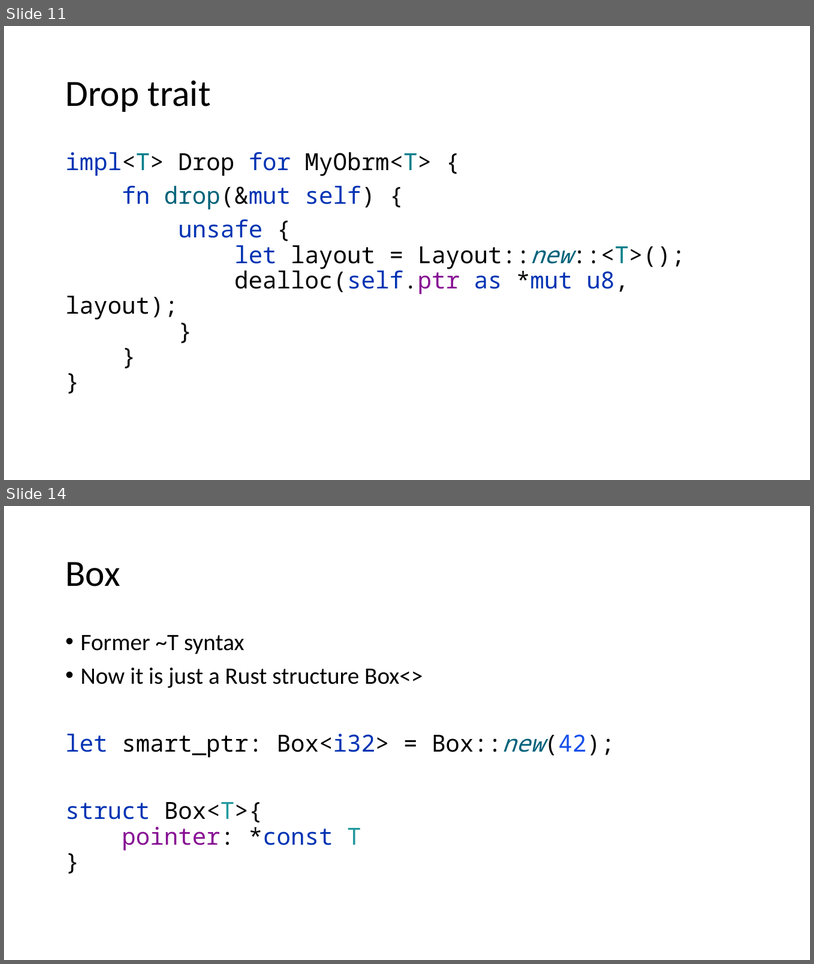
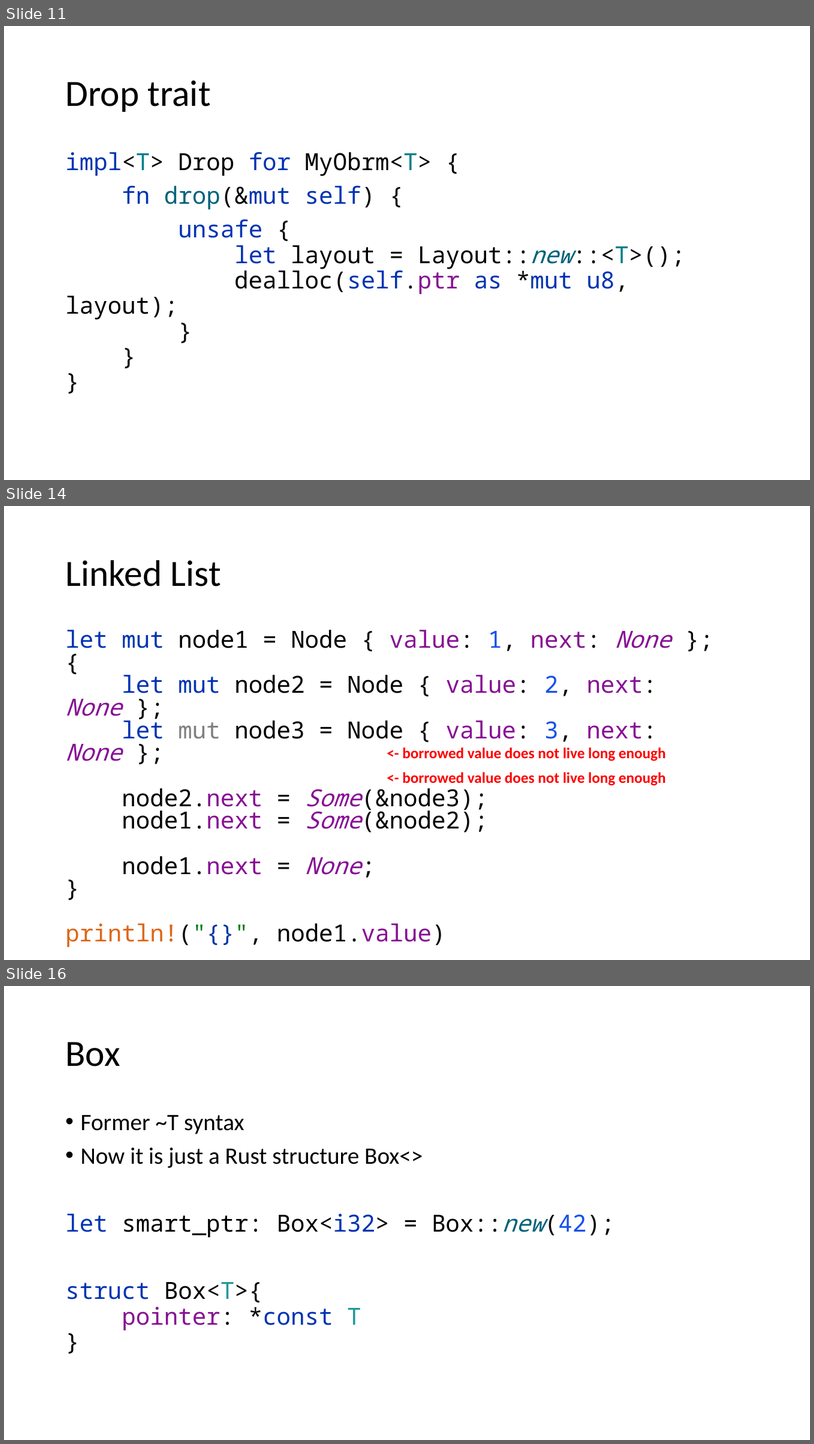
Before and after one commit to kugushev/course-rust-basics, a slide deck: pres/04-SmartPointers.pptx. Shown one above the other, each under a label of ours: slides 11 and 14 before the commit, slides 11, 14 and 16 after it; the slides between them are not shown. The pictures are 814x964 and 814x1444 pixels, drawn with LibreOffice and Linux fonts; fonts in the diff are those of the drawing. Boxes give left, top, right and bottom in pixels: in the first picture for what was removed or moved away, otherwise in the second. Text is boxed around its words. In the diff, an @@ line names an element or a change of style, - is before the commit and + after.

```diff
--- a/pres/04-SmartPointers.pptx
+++ b/pres/04-SmartPointers.pptx
@@ slide 14 added at bbox=[4, 506, 810, 960], background #FFFFFF @@
@@ title added at bbox=[65, 560, 221, 586], 44 pt, text #000000 @@
+Linked List
@@ text added at bbox=[65, 630, 672, 874], 28 pt, text #871094 @@
+let mut node1 = Node { value: 1, next: None };
+{
+let mut node2 = Node { value: 2, next: None };
+let mut node3 = Node { value: 3, next: None };
+node2.next = Some(&node3);
+node1.next = Some(&node2);
+node1.next = None;
+}
+println!("{}", node1.value)
@@ text added at bbox=[402, 747, 666, 761], 18 pt, text #FF0000, bold @@
+<- borrowed value does not live long enough
@@ text added at bbox=[402, 772, 666, 786], 18 pt, text #FF0000, bold @@
+<- borrowed value does not live long enough
@@ what was slide 14 is now slide 16 @@
```
Also in this commit, not shown: 7 slides changed, 2 other slides added, 3 slides removed, 1 other file.
